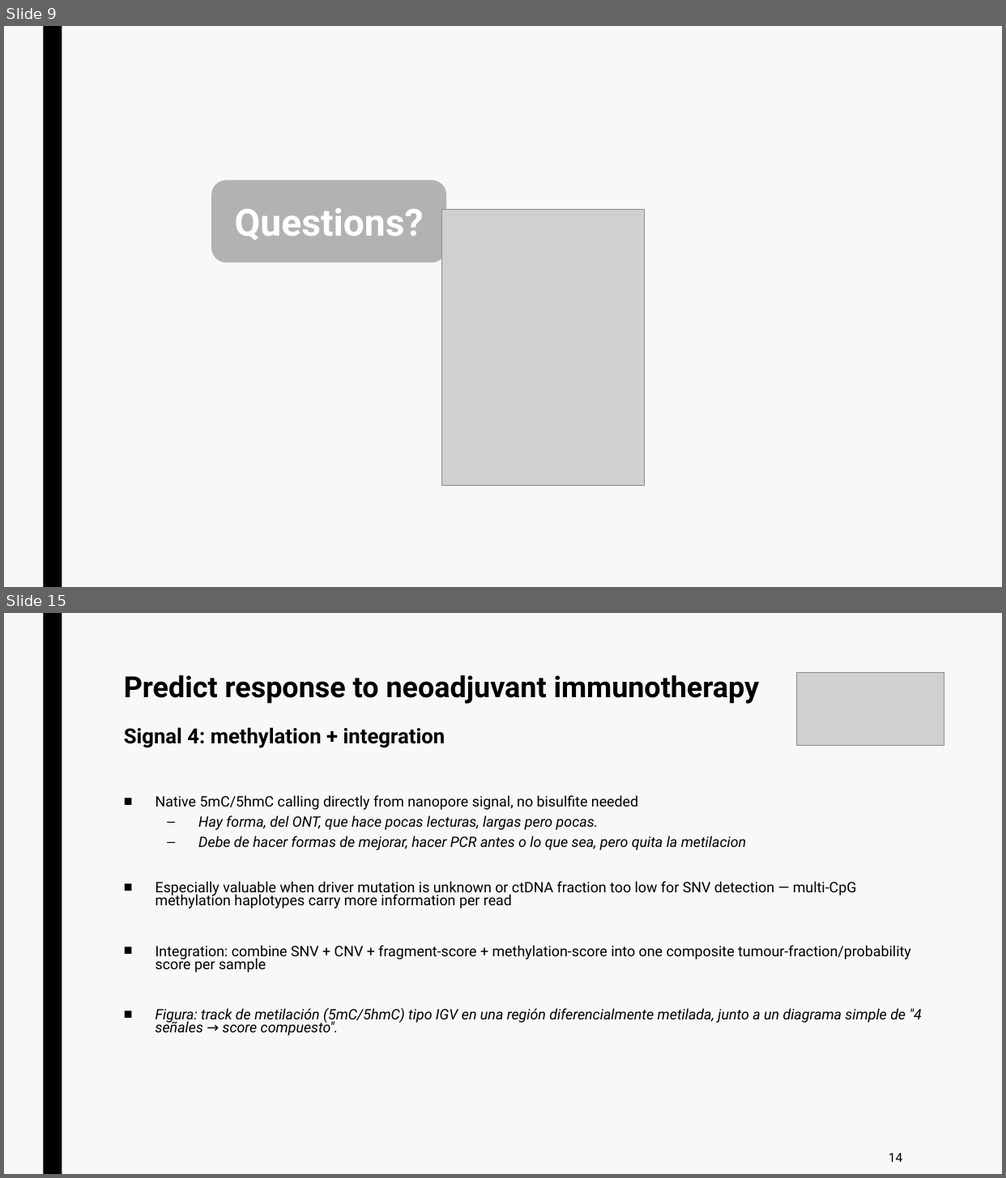
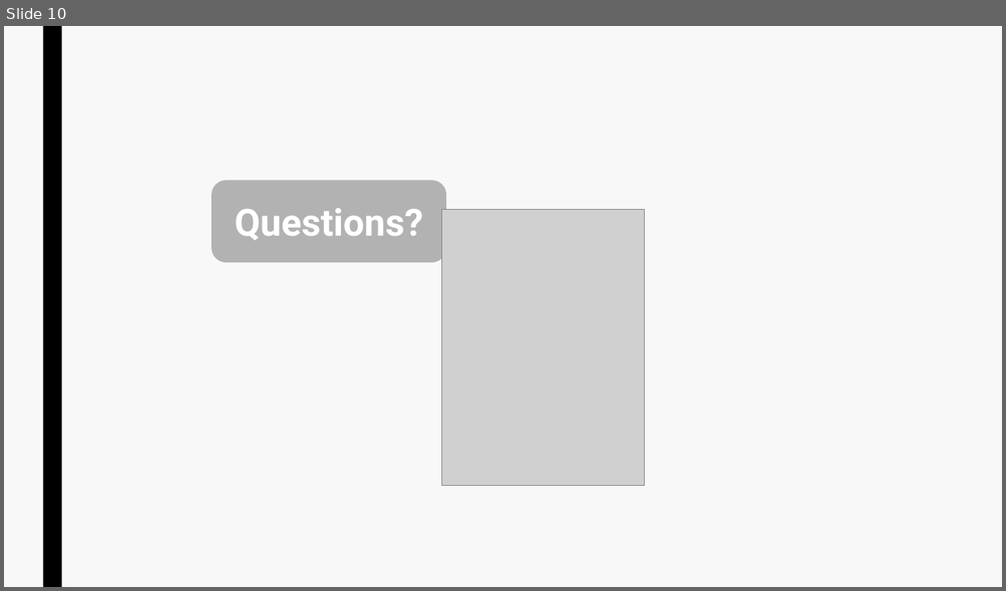
Before and after one commit to jurtasun/presentations, a slide deck: 202609_vhio_symposium/202609_vhio_technical.ppt. Shown one above the other, each under a label of ours: slides 9 and 15 before the commit, slide 10 after it; the slides between them are not shown. The pictures are 1006x1178 and 1006x591 pixels, drawn with LibreOffice and Linux fonts; fonts in the diff are those of the drawing; grey boxes stand for pictures. Boxes give left, top, right and bottom in pixels: in the first picture for what was removed or moved away, otherwise in the second. Text is boxed around its words. In the diff, an @@ line names an element or a change of style, - is before the commit and + after.

```diff
--- a/202609_vhio_symposium/202609_vhio_technical.ppt
+++ b/202609_vhio_symposium/202609_vhio_technical.ppt
@@ slide 15 removed at (4,613,1002,1174), background #F8F8F8; not listed: 1 template element that a slide beside it also shows @@
@@ title removed at (124,675,760,748) @@
-Predict response to neoadjuvant immunotherapy
-Signal 4: methylation + integration
@@ picture removed at (797,672,945,746) @@
@@ text removed at (155,795,922,1036) @@
-■ Native 5mC/5hmC calling directly from nanopore signal, no bisulfite needed
-  – Hay forma, del ONT, que hace pocas lecturas, largas pero pocas.
-  – Debe de hacer formas de mejorar, hacer PCR antes o lo que sea, pero quita la metilacion
-■ Especially valuable when driver mutation is unknown or ctDNA fraction too low for SNV detection — multi-CpG methylation haplotypes carry more information per read
-■ Integration: combine SNV + CNV + fragment-score + methylation-score into one composite tumour-fraction/probability score per sample
-■ Figura: track de metilación (5mC/5hmC) tipo IGV en una región diferencialmente metilada, junto a un diagrama simple de "4 señales → score compuesto".
@@ page number removed at (889,1153,902,1162) @@
-14
@@ what was slide 9 is now slide 10 @@
```
Also in this commit, not shown: 3 slides changed, 11 slides added, 7 other slides removed, 10 other files.
